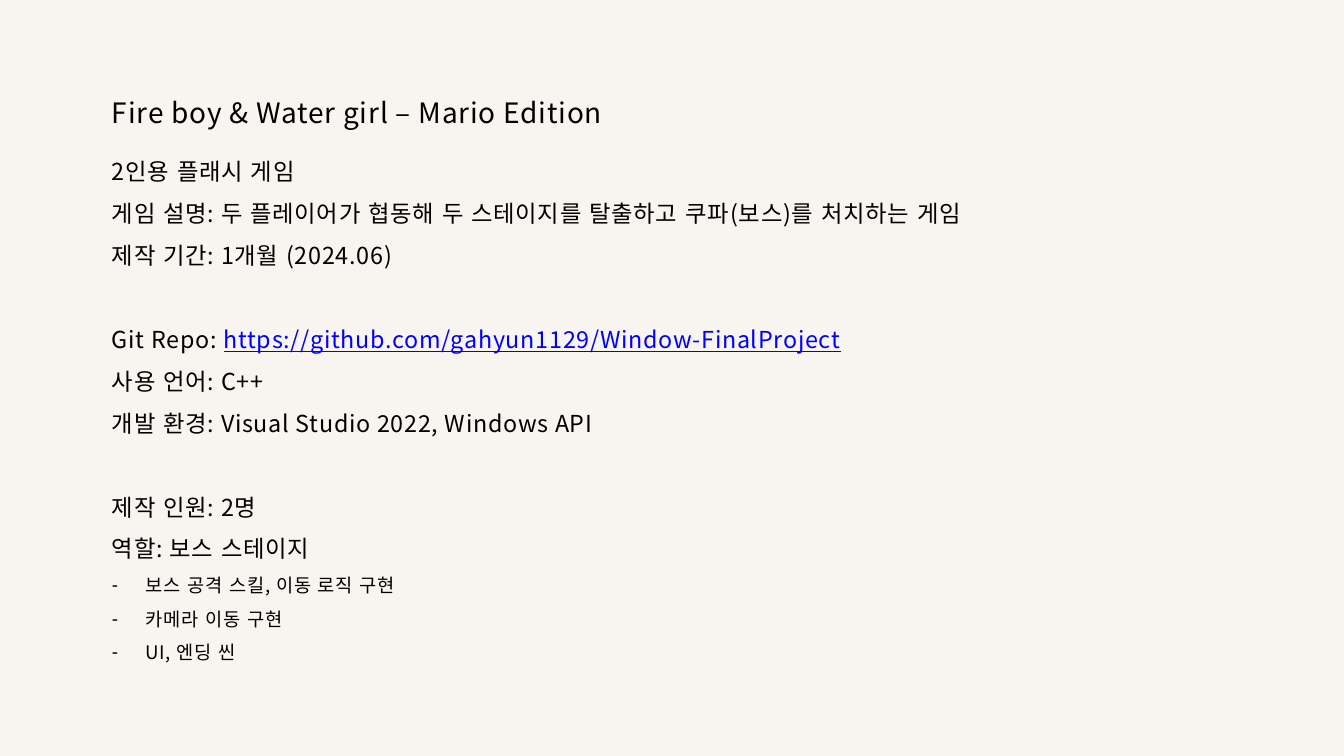
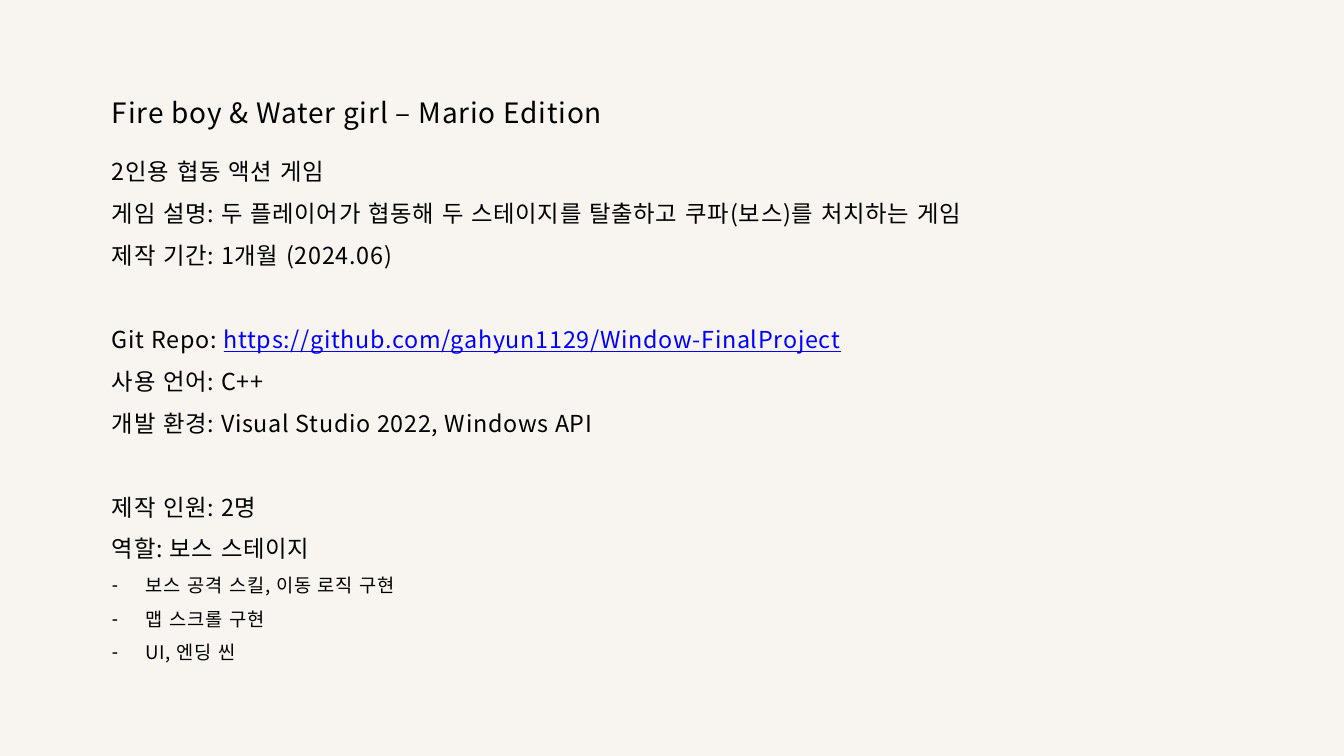
Before and after one commit to 9yu22/Blockers, a slide deck: slide 7 of 포트폴리오/언리얼_클라_오다은.pptx (slide 5 before the commit). Drawn at 1344x756 pixels with LibreOffice and Linux fonts; fonts in the diff are those of the drawing. Boxes give left, top, right and bottom in pixels: in the first picture for what was removed or moved away, otherwise in the second. Text is boxed around its words. In the diff, an @@ line names an element or a change of style, - is before the commit and + after.

```diff
--- a/포트폴리오/언리얼_클라_오다은.pptx
+++ b/포트폴리오/언리얼_클라_오다은.pptx
@@ text at (112,160,324,182): text changed @@
-2인용 플래시 게임
+2인용 협동 액션 게임
@@ text at (146,610,264,628): text changed @@
-– 카메라 이동 구현
+– 맵 스크롤 구현
```
Also in this commit, not shown: 2 other slides changed, 2 slides added, 1 other file.
